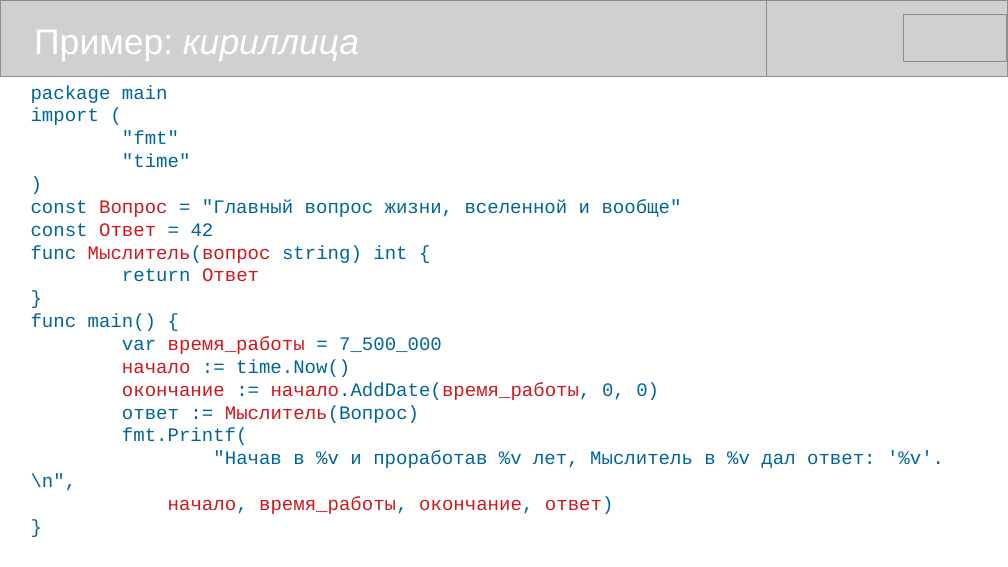
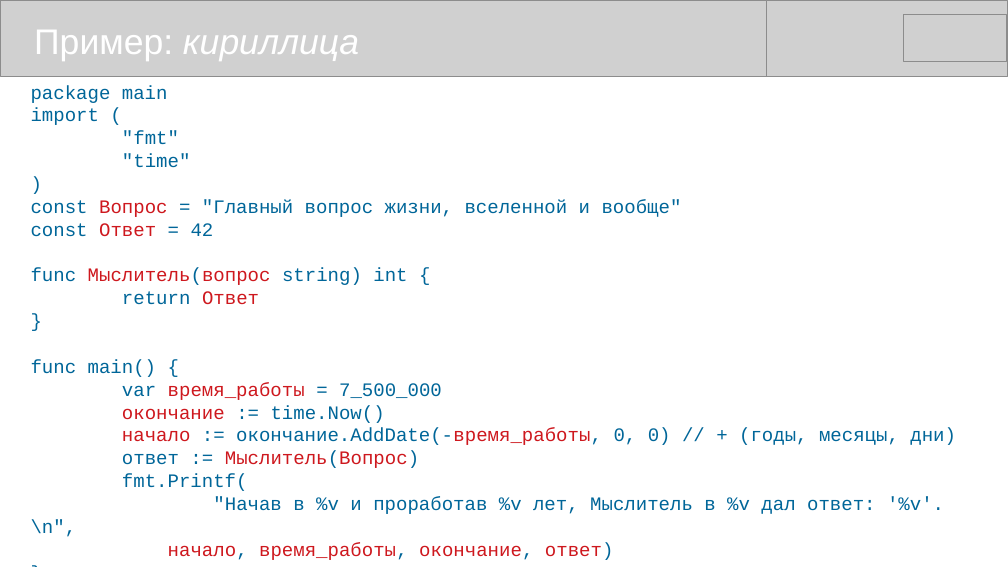
Before and after one commit to mike-shock/Go_language, a slide deck: slide 10 of Go_Intro.odp. Drawn at 1008x567 pixels with LibreOffice and Linux fonts; fonts in the diff are those of the drawing; grey boxes stand for pictures. Boxes give left, top, right and bottom in pixels: in the first picture for what was removed or moved away, otherwise in the second. Text is boxed around its words. In the diff, an @@ line names an element or a change of style, - is before the commit and + after.

```diff
--- a/Go_Intro.odp
+++ b/Go_Intro.odp
@@ text at [122,405,956,445]: text changed; text colour #CE181E to #006699 @@
-начало := time.Now()
-окончание := начало.AddDate(время_работы, 0, 0)
+окончание := time.Now()
+начало := окончание.AddDate(-время_работы, 0, 0) // + (годы, месяцы, дни)
@@ text at [122,451,419,468]: text colour #006699 to #CE181E in "Мыслитель(Вопрос)" @@
```
Also in this commit, not shown: 1 other file.
